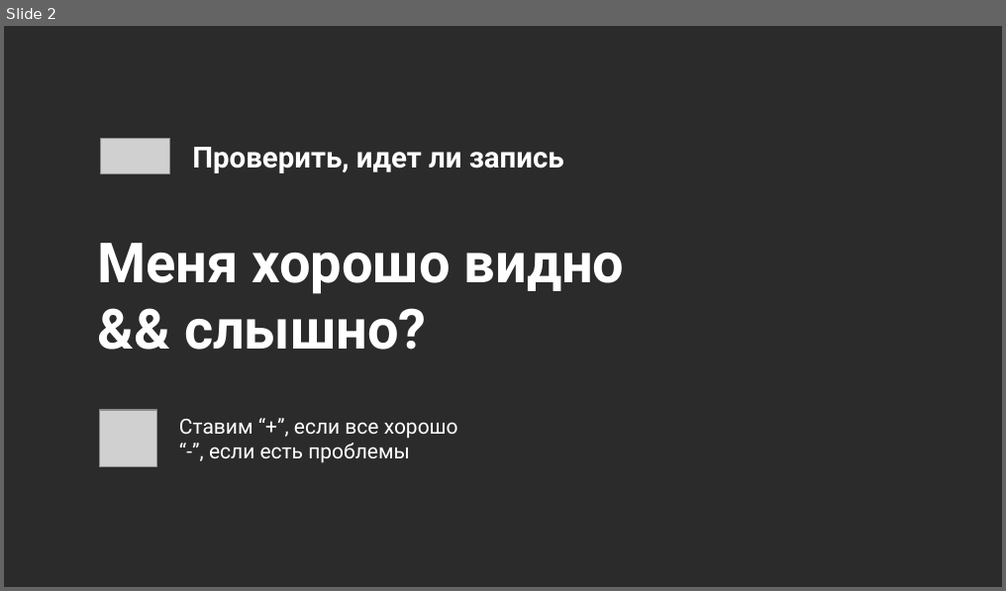
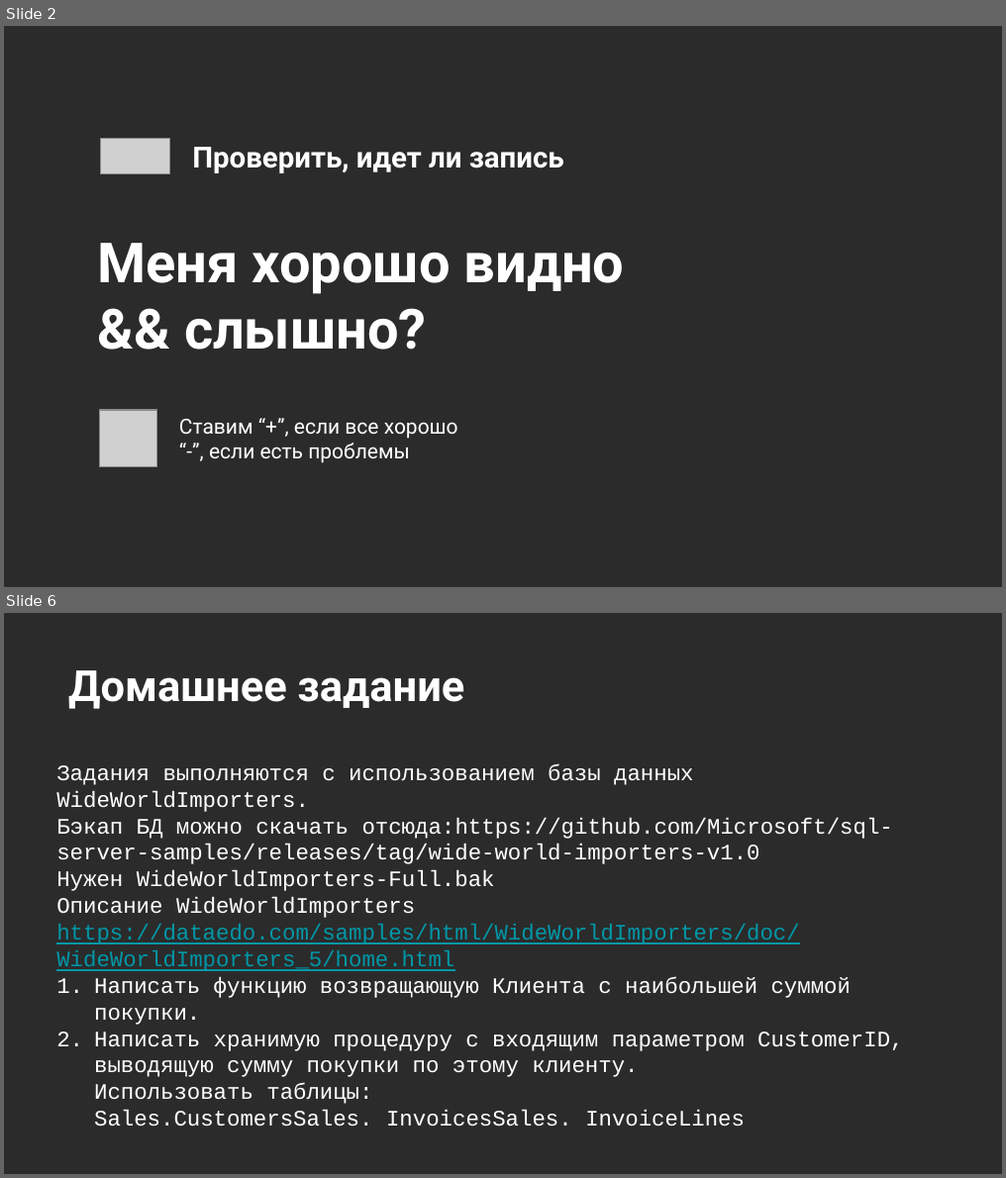
Before and after one commit to MarinaPaley/OTUS, a slide deck: Программирование.pptx. Shown one above the other, each under a label of ours: slide 2 before the commit, slides 2 and 6 after it; the slides between them are not shown. The pictures are 1006x591 and 1006x1178 pixels, drawn with LibreOffice and Linux fonts; fonts in the diff are those of the drawing; grey boxes stand for pictures; background and template pictures are left out; a plain dark background stands for a picture behind light text. Boxes give left, top, right and bottom in pixels: in the first picture for what was removed or moved away, otherwise in the second. Text is boxed around its words. In the diff, an @@ line names an element or a change of style, - is before the commit and + after.

```diff
--- a/Программирование.pptx
+++ b/Программирование.pptx
@@ slide 6 added at box(4, 613, 1002, 1174), background picture (left out) @@
@@ title added at box(68, 670, 464, 709), 31 pt, text #FFFFFF, bold @@
+Домашнее задание
@@ text added at box(56, 764, 903, 1127), 16 pt, text #FFFFFF @@
+Задания выполняются с использованием базы данных WideWorldImporters.
+Бэкап БД можно скачать отсюда:https://github.com/Microsoft/sql-server-samples/releases/tag/wide-world-importers-v1.0
+Нужен WideWorldImporters-Full.bak
+Описание WideWorldImporters
+https://dataedo.com/samples/html/WideWorldImporters/doc/WideWorldImporters_5/home.html
+1. Написать функцию возвращающую Клиента с наибольшей суммой покупки.
+2. Написать хранимую процедуру с входящим параметром СustomerID, выводящую сумму покупки по этому клиенту.
+   Использовать таблицы:
+   Sales.CustomersSales. InvoicesSales. InvoiceLines
```
Also in this commit, not shown: 2 slides changed, 16 other slides added, 21 slides removed.
